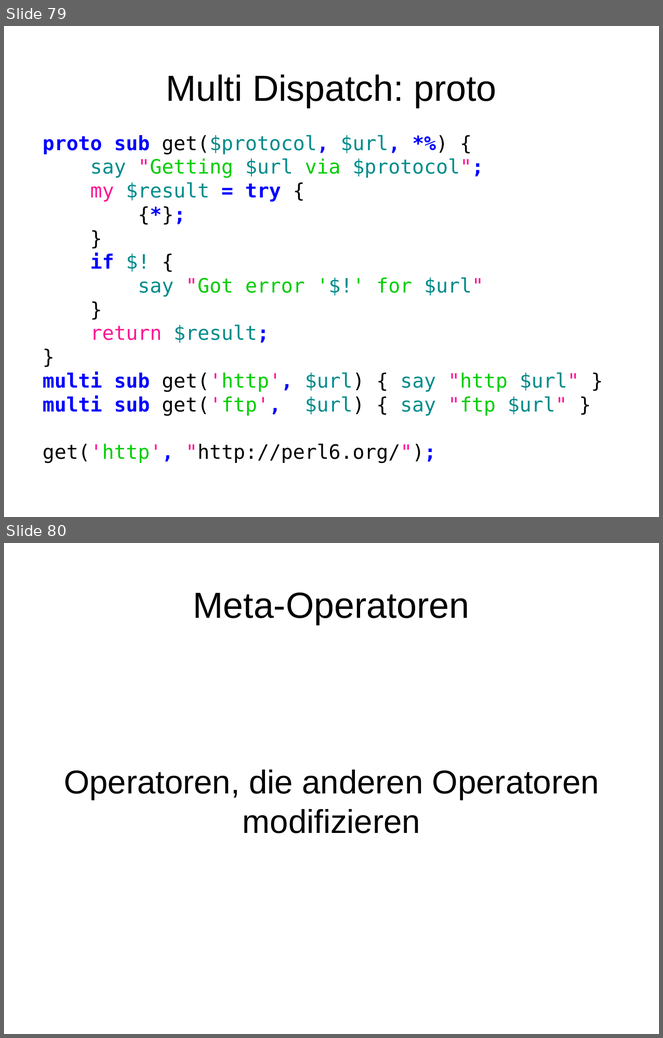
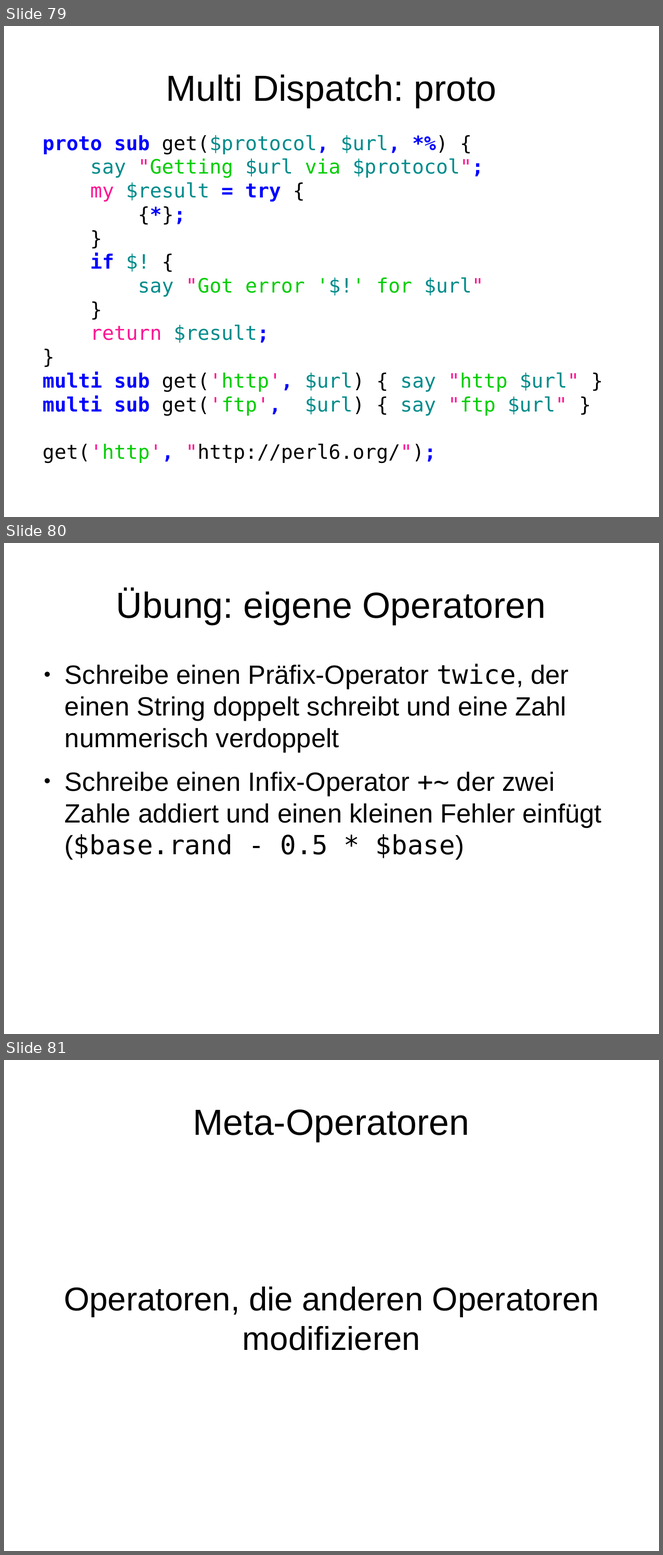
Before and after one commit to moritz/perl6-training-de, a slide deck: schulung.odp. Shown one above the other, each under a label of ours: slides 79 and 80 before the commit, slides 79, 80 and 81 after it. The pictures are 663x1038 and 663x1555 pixels, drawn with LibreOffice and Linux fonts; fonts in the diff are those of the drawing. Boxes give left, top, right and bottom in pixels: in the first picture for what was removed or moved away, otherwise in the second. Text is boxed around its words. In the diff, an @@ line names an element or a change of style, - is before the commit and + after.

Commit message:
Finish slides

```diff
--- a/schulung.odp
+++ b/schulung.odp
@@ slide 80 added at (4, 543, 659, 1034), background #FFFFFF @@
@@ title added at (116, 589, 546, 625), 44 pt, text #000000 @@
+Übung: eigene Operatoren
@@ text added at (65, 664, 602, 860), 32 pt, text #000000 @@
+● Schreibe einen Präfix-Operator twice, der einen String doppelt schreibt und eine Zahl nummerisch verdoppelt
+● Schreibe einen Infix-Operator +~ der zwei Zahle addiert und einen kleinen Fehler einfügt ($base.rand - 0.5 * $base)
@@ what was slide 80 is now slide 81 @@
```
Also in this commit, not shown: 5 other slides added.
